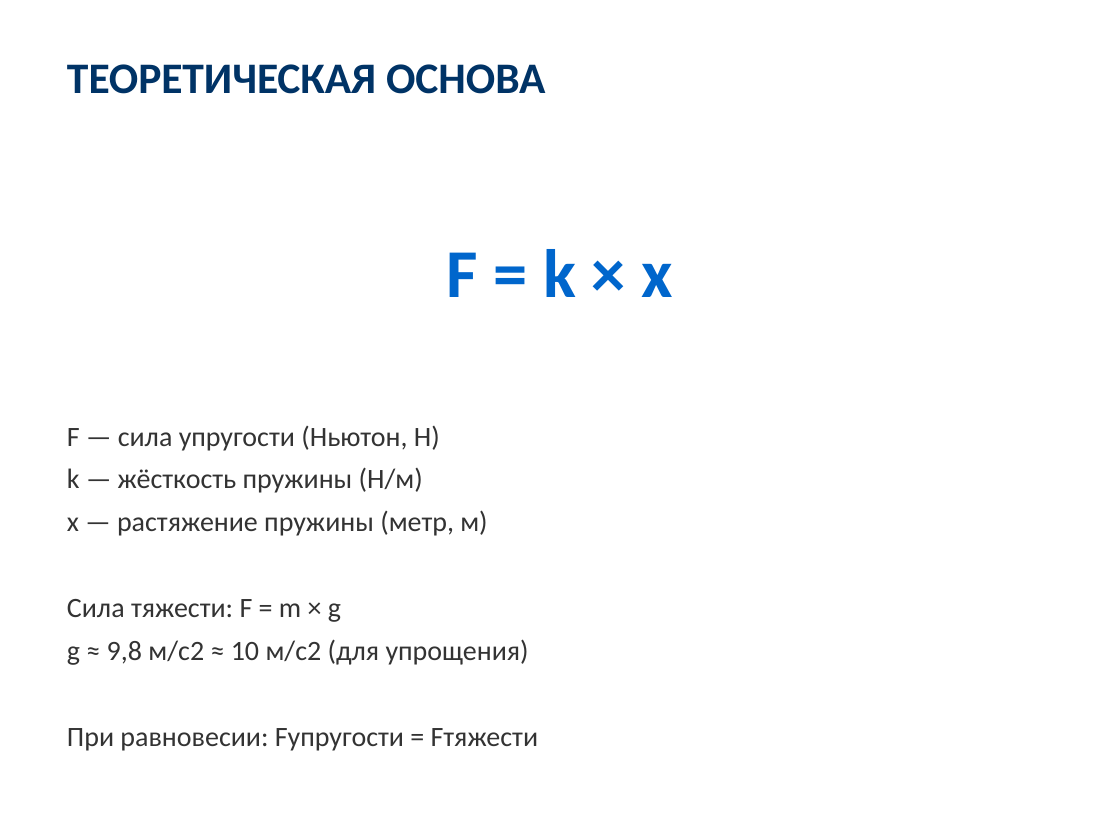
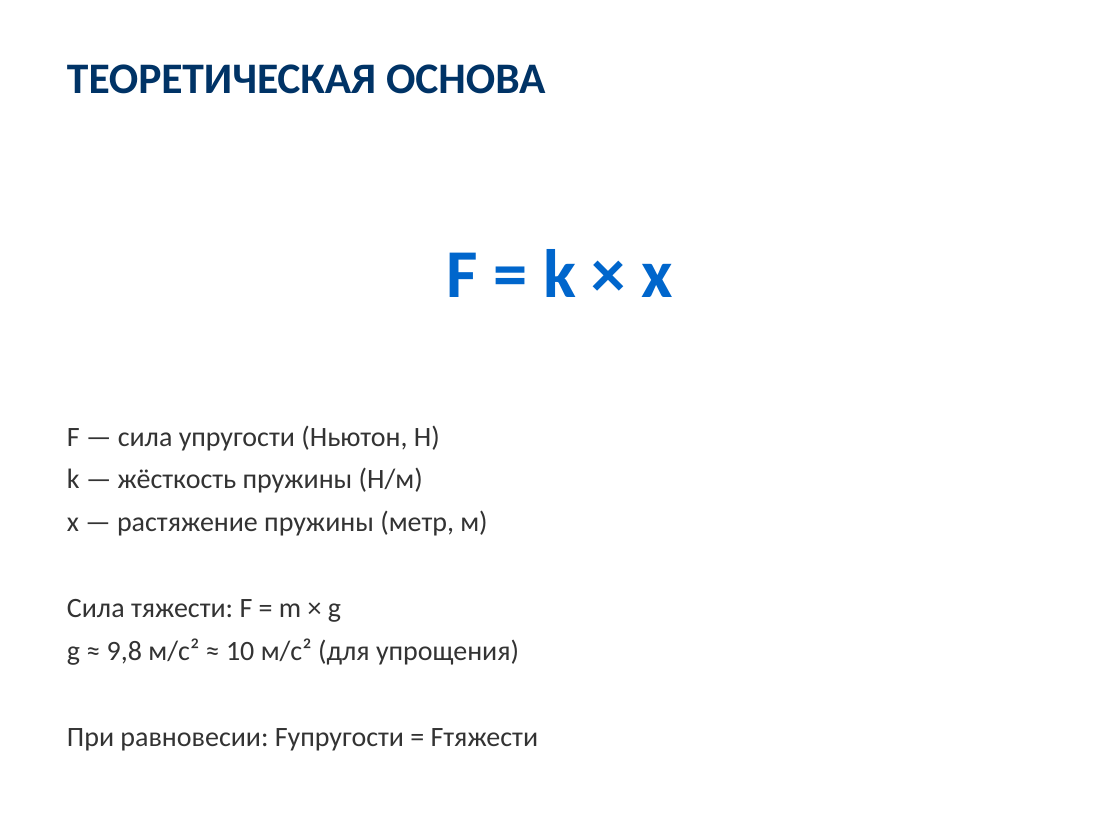
Before and after one commit to F1exmp/physics, a slide deck: slide 3 of lessons/7/7_20_ЛР_Изучение зависимости растяжения пружины от приложенной силы/7_20_ЛР_Изучение зависимости растяжения пружины от приложенной силы.pptx. Drawn at 1120x840 pixels with LibreOffice and Linux fonts; fonts in the diff are those of the drawing. Boxes give left, top, right and bottom in pixels: in the first picture for what was removed or moved away, otherwise in the second. Text is boxed around its words. In the diff, an @@ line names an element or a change of style, - is before the commit and + after.

```diff
--- a/lessons/7/7_20_ЛР_Изучение зависимости растяжения пружины от приложенной силы/7_20_ЛР_Изучение зависимости растяжения пружины от приложенной силы.pptx
+++ b/lessons/7/7_20_ЛР_Изучение зависимости растяжения пружины от приложенной силы/7_20_ЛР_Изучение зависимости растяжения пружины от приложенной силы.pptx
@@ text at (67, 638, 519, 665): text changed @@
-g ≈ 9,8 м/с2 ≈ 10 м/с2 (для упрощения)
+g ≈ 9,8 м/с² ≈ 10 м/с² (для упрощения)
```
Also in this commit, not shown: 2 other files.
